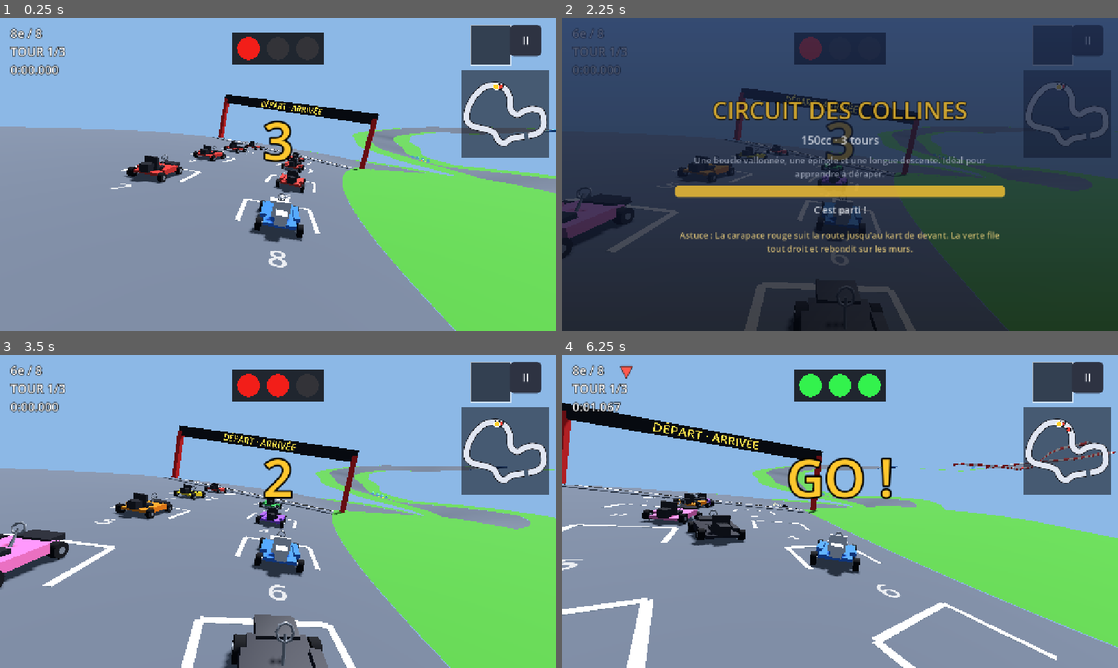
Above: before the commit, frames 1-4 (two rows, left to right).
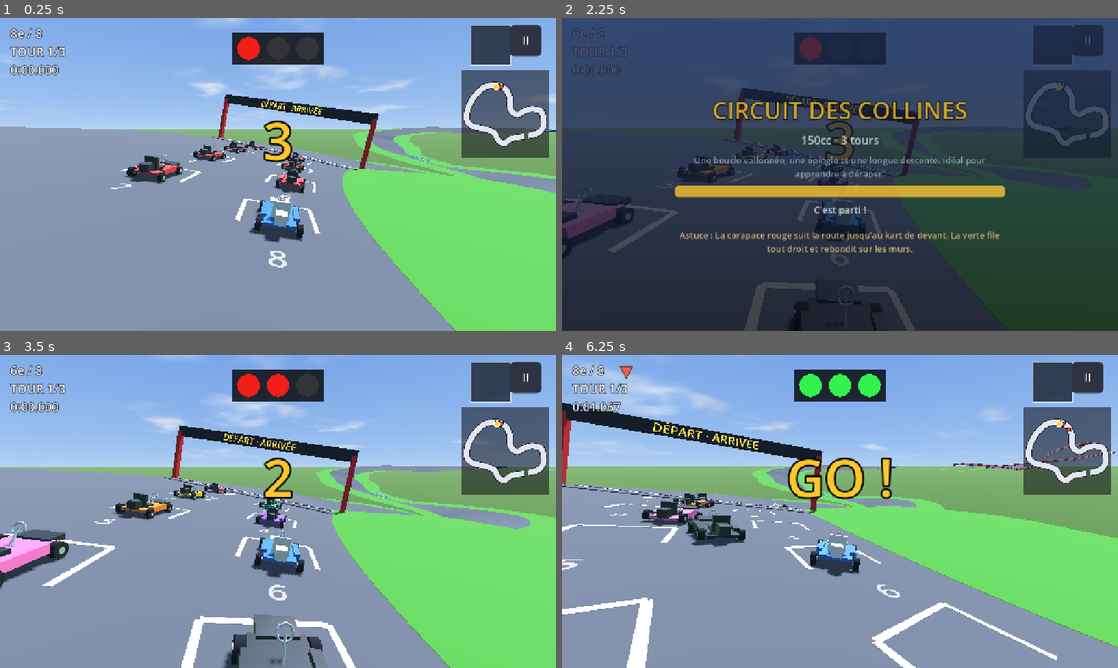
Above: after the commit, the same moments.

Repository: Ajustor/superKart
Game: Godot game, scene res://scenes/race.tscn
Two runs of this game, one before a commit and one after it. Both use one fixed random seed, a clock stepped at 60 frames per second and the inputs below. This scene is started directly instead of the project's main scene.
Inputs (mouse positions are in pixels of both pictures, inside the frame that each line leads up to):
- Up to frame 1 (0.25 s): no input
- Up to frame 2 (2.25 s): tap Enter at 0.5 s; move the mouse to (962, 158) at 0.52 s; hold Right (steer_right) 0.53-1.25 s; hold Space (drift) 0.53-1.25 s; click (962, 158) at 0.67 s; click "II" at 1.25 s; click "Recommencer" at 2 s
- Up to frame 3 (3.5 s): drag from (166, 527) to (250, 574) at 2.77 s
- Up to frame 4 (6.25 s): move the mouse to (895, 442) at 3.52 s; hold Right (steer_right) 3.53-4.25 s; tap Ctrl (use_item) at 3.6 s; drag from (812, 574) to (673, 464) at 4.27 s; move the mouse to (1006, 558) at 5.02 s; hold Left (steer_left) 5.03-5.75 s; tap Alt at 5.1 s; drag from (673, 464) to (756, 433) at 5.77 s

The runs differ from the first frame. In frame 1, 11% of the frame differs, in the area x 0-100%, y 0-100%; in frame 2, 4.5%; in frame 3, 14%; in frame 4, 17%, in the area x 0-100%, y 4-94%.

Commit message:
Plus beau : eau et lave animées, ciels nuageux ou étoilés, caméra d'arrivée
- Un shader de liquide anime la mer de la plage et la lave de la
  forteresse (qui brille et bat).
- Un shader de ciel remplace les ciels procéduraux : nuages, soleil, et
  des étoiles pour le Ruban céleste et la Ville néon ; les Collines ont
  enfin un ciel.
- À l'arrivée, la caméra fait le tour du kart pour le montrer de face ;
  l'écran des résultats attend la fin du demi-tour.

Co-Authored-By: Claude Opus 5.5 <noreply@anthropic.com>
Claude-Session: https://claude.ai/code/session_01MSZmi6hTcr7pxStusqEuw9

Diff:
--- a/scenes/race.tscn
+++ b/scenes/race.tscn
@@ -1,5 +1,6 @@
 [gd_scene load_steps=17 format=3]
 
+[ext_resource type="Shader" path="res://shaders/ciel.gdshader" id="sh_ciel"]
 [ext_resource type="PackedScene" path="res://scenes/tracks/track_01.tscn" id="1_track"]
 [ext_resource type="PackedScene" path="res://scenes/kart/kart.tscn" id="2_kart"]
 [ext_resource type="PackedScene" path="res://scenes/kart/ai_kart.tscn" id="6_ai"]
@@ -15,9 +16,23 @@
 [ext_resource type="Script" path="res://scripts/race/kart_collisions.gd" id="14_bump"]
 [ext_resource type="Resource" path="res://resources/items/item_table.tres" id="13_table"]
 
+[sub_resource type="ShaderMaterial" id="Ciel_shader"]
+shader = ExtResource("sh_ciel")
+shader_parameter/haut = Color(0.3, 0.52, 0.88, 1)
+shader_parameter/horizon = Color(0.72, 0.84, 0.96, 1)
+shader_parameter/sol_horizon = Color(0.55, 0.75, 0.5, 1)
+shader_parameter/sol_bas = Color(0.3, 0.5, 0.25, 1)
+shader_parameter/nuages = 0.45
+shader_parameter/couleur_nuages = Color(1, 1, 1, 1)
+shader_parameter/etoiles = 0.0
+shader_parameter/soleil = 1.0
+
+[sub_resource type="Sky" id="Sky_shader"]
+sky_material = SubResource("Ciel_shader")
+
 [sub_resource type="Environment" id="Env_race"]
-background_mode = 1
-background_color = Color(0.55, 0.72, 0.90, 1)
+background_mode = 2
+sky = SubResource("Sky_shader")
 ambient_light_source = 2
 ambient_light_color = Color(0.6, 0.68, 0.78, 1)
 ambient_light_energy = 0.6
--- a/scenes/tracks/arene_ovale.tscn
+++ b/scenes/tracks/arene_ovale.tscn
@@ -1,15 +1,21 @@
 [gd_scene format=3]
 
+[ext_resource type="Shader" path="res://shaders/ciel.gdshader" id="sh_ciel"]
 [ext_resource type="Script" path="res://scripts/track/track.gd" id="1_track"]
 [ext_resource type="Curve3D" path="res://resources/tracks/arene_ovale_curve.tres" id="2_curve"]
 [ext_resource type="Script" path="res://scripts/track/features/track_decor.gd" id="s_decor"]
 [ext_resource type="Script" path="res://scripts/track/features/track_wall.gd" id="s_wall"]
 
-[sub_resource type="ProceduralSkyMaterial" id="Ciel"]
-sky_top_color = Color(0.3, 0.5, 0.95, 1)
-sky_horizon_color = Color(0.85, 0.85, 1.0, 1)
-ground_bottom_color = Color(0.35, 0.3, 0.25, 1)
-ground_horizon_color = Color(0.7, 0.65, 0.55, 1)
+[sub_resource type="ShaderMaterial" id="Ciel"]
+shader = ExtResource("sh_ciel")
+shader_parameter/haut = Color(0.3, 0.5, 0.95, 1)
+shader_parameter/horizon = Color(0.85, 0.85, 1.0, 1)
+shader_parameter/sol_horizon = Color(0.7, 0.65, 0.55, 1)
+shader_parameter/sol_bas = Color(0.35, 0.3, 0.25, 1)
+shader_parameter/nuages = 0.35
+shader_parameter/couleur_nuages = Color(1, 1, 1, 1)
+shader_parameter/etoiles = 0.0
+shader_parameter/soleil = 1.0
 
 [sub_resource type="Sky" id="Sky"]
 sky_material = SubResource("Ciel")
--- a/scenes/tracks/forteresse_lave.tscn
+++ b/scenes/tracks/forteresse_lave.tscn
@@ -1,5 +1,6 @@
 [gd_scene format=3]
 
+[ext_resource type="Shader" path="res://shaders/liquide.gdshader" id="sh_liquide"]
 [ext_resource type="Script" path="res://scripts/track/track.gd" id="1_track"]
 [ext_resource type="Curve3D" path="res://resources/tracks/forteresse_lave_curve.tres" id="2_curve"]
 [ext_resource type="Script" path="res://scripts/track/features/track_wall.gd" id="3_wall"]
@@ -20,12 +21,15 @@
 glow_intensity = 0.7
 glow_hdr_threshold = 0.8
 
-[sub_resource type="StandardMaterial3D" id="Mat_lave"]
-albedo_color = Color(0.95, 0.3, 0.05, 1)
-roughness = 0.6
-emission_enabled = true
-emission = Color(1, 0.28, 0, 1)
-emission_energy_multiplier = 1.1
+[sub_resource type="ShaderMaterial" id="Mat_lave"]
+shader = ExtResource("sh_liquide")
+shader_parameter/couleur_profonde = Color(0.55, 0.08, 0.02, 1)
+shader_parameter/couleur_claire = Color(1, 0.55, 0.1, 1)
+shader_parameter/echelle = 7.0
+shader_parameter/vitesse = 0.12
+shader_parameter/rides = 0.2
+shader_parameter/lueur = 1.6
+shader_parameter/rugosite = 0.7
 
 [sub_resource type="PlaneMesh" id="Lave"]
 material = SubResource("Mat_lave")
--- a/scenes/tracks/jardin_champignon.tscn
+++ b/scenes/tracks/jardin_champignon.tscn
@@ -1,16 +1,22 @@
 [gd_scene format=3]
 
+[ext_resource type="Shader" path="res://shaders/ciel.gdshader" id="sh_ciel"]
 [ext_resource type="Script" path="res://scripts/track/track.gd" id="1_track"]
 [ext_resource type="Curve3D" path="res://resources/tracks/jardin_champignon_curve.tres" id="2_curve"]
 [ext_resource type="Script" path="res://scripts/track/features/track_decor.gd" id="s_decor"]
 [ext_resource type="Script" path="res://scripts/track/features/track_jump.gd" id="s_jump"]
 [ext_resource type="Script" path="res://scripts/track/features/track_offroad.gd" id="s_offroad"]
 
-[sub_resource type="ProceduralSkyMaterial" id="Ciel"]
-sky_top_color = Color(0.25, 0.55, 0.95, 1)
-sky_horizon_color = Color(0.75, 0.9, 1.0, 1)
-ground_bottom_color = Color(0.2, 0.45, 0.15, 1)
-ground_horizon_color = Color(0.55, 0.8, 0.45, 1)
+[sub_resource type="ShaderMaterial" id="Ciel"]
+shader = ExtResource("sh_ciel")
+shader_parameter/haut = Color(0.25, 0.55, 0.95, 1)
+shader_parameter/horizon = Color(0.75, 0.9, 1.0, 1)
+shader_parameter/sol_horizon = Color(0.55, 0.8, 0.45, 1)
+shader_parameter/sol_bas = Color(0.2, 0.45, 0.15, 1)
+shader_parameter/nuages = 0.42
+shader_parameter/couleur_nuages = Color(1, 1, 1, 1)
+shader_parameter/etoiles = 0.0
+shader_parameter/soleil = 1.0
 
 [sub_resource type="Sky" id="Sky"]
 sky_material = SubResource("Ciel")
--- a/scenes/tracks/plage_palmiers.tscn
+++ b/scenes/tracks/plage_palmiers.tscn
@@ -1,5 +1,7 @@
 [gd_scene format=3]
 
+[ext_resource type="Shader" path="res://shaders/ciel.gdshader" id="sh_ciel"]
+[ext_resource type="Shader" path="res://shaders/liquide.gdshader" id="sh_liquide"]
 [ext_resource type="Script" path="res://scripts/track/track.gd" id="1_track"]
 [ext_resource type="Curve3D" path="res://resources/tracks/plage_palmiers_curve.tres" id="2_curve"]
 [ext_resource type="Script" path="res://scripts/track/features/track_jump.gd" id="4_jump"]
@@ -8,12 +10,16 @@
 [ext_resource type="Script" path="res://scripts/track/features/track_gap.gd" id="7_gap"]
 [ext_resource type="Script" path="res://scripts/track/features/track_decor.gd" id="8_decor"]
 
-[sub_resource type="ProceduralSkyMaterial" id="Ciel_plage"]
-sky_top_color = Color(0.18, 0.45, 0.88, 1)
-sky_horizon_color = Color(0.68, 0.86, 0.97, 1)
-ground_bottom_color = Color(0.08, 0.32, 0.52, 1)
-ground_horizon_color = Color(0.5, 0.78, 0.9, 1)
-sun_angle_max = 20.0
+[sub_resource type="ShaderMaterial" id="Ciel_plage"]
+shader = ExtResource("sh_ciel")
+shader_parameter/haut = Color(0.18, 0.45, 0.88, 1)
+shader_parameter/horizon = Color(0.68, 0.86, 0.97, 1)
+shader_parameter/sol_horizon = Color(0.5, 0.78, 0.9, 1)
+shader_parameter/sol_bas = Color(0.08, 0.32, 0.52, 1)
+shader_parameter/nuages = 0.3
+shader_parameter/couleur_nuages = Color(1, 1, 1, 1)
+shader_parameter/etoiles = 0.0
+shader_parameter/soleil = 1.0
 
 [sub_resource type="Sky" id="Sky_plage"]
 sky_material = SubResource("Ciel_plage")
@@ -25,9 +31,15 @@
 ambient_light_color = Color(0.62, 0.72, 0.82, 1)
 ambient_light_energy = 0.45
 
-[sub_resource type="StandardMaterial3D" id="Mat_mer"]
-albedo_color = Color(0.1, 0.52, 0.78, 1)
-roughness = 0.35
+[sub_resource type="ShaderMaterial" id="Mat_mer"]
+shader = ExtResource("sh_liquide")
+shader_parameter/couleur_profonde = Color(0.05, 0.36, 0.62, 1)
+shader_parameter/couleur_claire = Color(0.3, 0.72, 0.85, 1)
+shader_parameter/echelle = 10.0
+shader_parameter/vitesse = 0.3
+shader_parameter/rides = 0.4
+shader_parameter/lueur = 0.0
+shader_parameter/rugosite = 0.12
 
 [sub_resource type="PlaneMesh" id="Mer"]
 material = SubResource("Mat_mer")
--- a/scenes/tracks/ruban_celeste.tscn
+++ b/scenes/tracks/ruban_celeste.tscn
@@ -1,5 +1,6 @@
 [gd_scene format=3]
 
+[ext_resource type="Shader" path="res://shaders/ciel.gdshader" id="sh_ciel"]
 [ext_resource type="Script" path="res://scripts/track/track.gd" id="1_track"]
 [ext_resource type="Curve3D" path="res://resources/tracks/ruban_celeste_curve.tres" id="2_curve"]
 [ext_resource type="Script" path="res://scripts/track/features/track_wall.gd" id="3_wall"]
@@ -7,9 +8,23 @@
 [ext_resource type="Script" path="res://scripts/track/features/track_gap.gd" id="7_gap"]
 [ext_resource type="Script" path="res://scripts/track/features/track_decor.gd" id="8_decor"]
 
+[sub_resource type="ShaderMaterial" id="Ciel_shader"]
+shader = ExtResource("sh_ciel")
+shader_parameter/haut = Color(0.01, 0.01, 0.05, 1)
+shader_parameter/horizon = Color(0.08, 0.05, 0.2, 1)
+shader_parameter/sol_horizon = Color(0.05, 0.03, 0.12, 1)
+shader_parameter/sol_bas = Color(0.01, 0.01, 0.03, 1)
+shader_parameter/nuages = 0.0
+shader_parameter/couleur_nuages = Color(1, 1, 1, 1)
+shader_parameter/etoiles = 1.0
+shader_parameter/soleil = 0.0
+
+[sub_resource type="Sky" id="Sky_shader"]
+sky_material = SubResource("Ciel_shader")
+
 [sub_resource type="Environment" id="Env_ruban"]
-background_mode = 1
-background_color = Color(0.02, 0.02, 0.07, 1)
+background_mode = 2
+sky = SubResource("Sky_shader")
 ambient_light_source = 2
 ambient_light_color = Color(0.55, 0.55, 0.75, 1)
 ambient_light_energy = 0.8
--- a/scenes/tracks/station_neiges.tscn
+++ b/scenes/tracks/station_neiges.tscn
@@ -1,16 +1,22 @@
 [gd_scene format=3]
 
+[ext_resource type="Shader" path="res://shaders/ciel.gdshader" id="sh_ciel"]
 [ext_resource type="Script" path="res://scripts/track/track.gd" id="1_track"]
 [ext_resource type="Curve3D" path="res://resources/tracks/station_neiges_curve.tres" id="2_curve"]
 [ext_resource type="Script" path="res://scripts/track/features/track_decor.gd" id="s_decor"]
 [ext_resource type="Script" path="res://scripts/track/features/track_jump.gd" id="s_jump"]
 [ext_resource type="Script" path="res://scripts/track/features/track_offroad.gd" id="s_offroad"]
 
-[sub_resource type="ProceduralSkyMaterial" id="Ciel"]
-sky_top_color = Color(0.35, 0.55, 0.85, 1)
-sky_horizon_color = Color(0.85, 0.9, 0.97, 1)
-ground_bottom_color = Color(0.8, 0.85, 0.92, 1)
-ground_horizon_color = Color(0.9, 0.93, 0.98, 1)
+[sub_resource type="ShaderMaterial" id="Ciel"]
+shader = ExtResource("sh_ciel")
+shader_parameter/haut = Color(0.35, 0.55, 0.85, 1)
+shader_parameter/horizon = Color(0.85, 0.9, 0.97, 1)
+shader_parameter/sol_horizon = Color(0.9, 0.93, 0.98, 1)
+shader_parameter/sol_bas = Color(0.8, 0.85, 0.92, 1)
+shader_parameter/nuages = 0.6
+shader_parameter/couleur_nuages = Color(0.95, 0.96, 1, 1)
+shader_parameter/etoiles = 0.0
+shader_parameter/soleil = 1.0
 
 [sub_resource type="Sky" id="Sky"]
 sky_material = SubResource("Ciel")
--- a/scenes/tracks/ville_neon.tscn
+++ b/scenes/tracks/ville_neon.tscn
@@ -1,14 +1,29 @@
 [gd_scene format=3]
 
+[ext_resource type="Shader" path="res://shaders/ciel.gdshader" id="sh_ciel"]
 [ext_resource type="Script" path="res://scripts/track/track.gd" id="1_track"]
 [ext_resource type="Curve3D" path="res://resources/tracks/ville_neon_curve.tres" id="2_curve"]
 [ext_resource type="Script" path="res://scripts/track/features/track_decor.gd" id="s_decor"]
 [ext_resource type="Script" path="res://scripts/track/features/track_gap.gd" id="s_gap"]
 [ext_resource type="Script" path="res://scripts/track/features/track_ramp.gd" id="s_ramp"]
 
+[sub_resource type="ShaderMaterial" id="Ciel_shader"]
+shader = ExtResource("sh_ciel")
+shader_parameter/haut = Color(0.02, 0.01, 0.07, 1)
+shader_parameter/horizon = Color(0.12, 0.05, 0.2, 1)
+shader_parameter/sol_horizon = Color(0.06, 0.03, 0.1, 1)
+shader_parameter/sol_bas = Color(0.02, 0.01, 0.04, 1)
+shader_parameter/nuages = 0.0
+shader_parameter/couleur_nuages = Color(1, 1, 1, 1)
+shader_parameter/etoiles = 0.6
+shader_parameter/soleil = 0.0
+
+[sub_resource type="Sky" id="Sky_shader"]
+sky_material = SubResource("Ciel_shader")
+
 [sub_resource type="Environment" id="Env"]
-background_mode = 1
-background_color = Color(0.04, 0.02, 0.1, 1)
+background_mode = 2
+sky = SubResource("Sky_shader")
 ambient_light_source = 2
 ambient_light_color = Color(0.45, 0.4, 0.7, 1)
 ambient_light_energy = 0.7
--- a/scripts/camera/chase_camera.gd
+++ b/scripts/camera/chase_camera.gd
@@ -36,15 +36,35 @@
 ## pendant tout le décompte, pile quand le joueur regarde sa case.
 var _placee: bool = false
 
+## La caméra d'arrivée : une fois la ligne franchie (ou le joueur éliminé en
+## bataille), elle quitte l'arrière du kart et vient le montrer de face, puis
+## tourne lentement autour de lui. Négatif tant qu'on court.
+var orbite: float = -1.0
+const ORBITE_DISTANCE := 5.6
+const ORBITE_HAUTEUR := 1.9
+## Le demi-tour, de derrière à devant, en secondes ; ensuite on tourne à
+## peine, pour que l'image vive.
+const ORBITE_DEMI_TOUR := 2.2
+const ORBITE_LENTE := 0.25
+const FOV_ARRIVEE := 58.0
+
 
 func _ready() -> void:
 	_kart = get_node(target_path) as Kart
 	assert(_kart != null, "target_path doit pointer vers un Kart")
 	fov = fov_min
+	var session := get_node_or_null("../Session") as RaceSession
+	if session != null:
+		session.arrivee.connect(func(e: RaceEntry) -> void:
+			if e.kart == _kart and orbite < 0.0:
+				orbite = 0.0)
 
 
 func _physics_process(delta: float) -> void:
 	var motor := _kart.motor
+	if orbite >= 0.0:
+		_tourner_autour(delta)
+		return
 	var forward := Vector3(sin(motor.velocity_dir), 0.0, -cos(motor.velocity_dir))
 
 	var desired := _kart.global_position - forward * distance + Vector3.UP * height
@@ -95,3 +115,30 @@
 	# repartirait sinon de la position secouée, et la secousse traînerait.
 	h_offset = randf_range(-1.0, 1.0) * secousse if secousse > 0.005 else 0.0
 	v_offset = randf_range(-1.0, 1.0) * secousse if secousse > 0.005 else 0.0
+
+
+## L'angle de la caméra autour du kart, `t` secondes après l'arrivée : 0 est
+## derrière lui, PI devant.
+static func angle_d_orbite(t: float) -> float:
+	var demi := clampf(t / ORBITE_DEMI_TOUR, 0.0, 1.0)
+	# Démarrage et arrivée en douceur sur le demi-tour, puis la lente dérive.
+	return PI * (demi * demi * (3.0 - 2.0 * demi)) + maxf(t - ORBITE_DEMI_TOUR, 0.0) * ORBITE_LENTE
+
+
+func _tourner_autour(delta: float) -> void:
+	orbite += delta
+	var cap := _kart.motor.heading
+	var angle := cap + PI + angle_d_orbite(orbite)
+	# Le cap du moteur compte comme une boussole (voir Kart) : derrière le
+	# kart, c'est -avant.
+	var autour := Vector3(sin(angle), 0.0, -cos(angle))
+	var voulu := _kart.global_position + autour * ORBITE_DISTANCE + Vector3.UP * ORBITE_HAUTEUR
+	# Le kart roule encore (pilote automatique) : un suivi à ressort resterait
+	# à la traîne et finirait collé à la caisse. Seul le passage depuis la
+	# caméra de poursuite est adouci ; ensuite l'angle, déjà lissé, suffit.
+	var passage := clampf(orbite / 0.5, 0.0, 1.0)
+	global_position = global_position.lerp(voulu, lerpf(1.0 - exp(-8.0 * delta), 1.0, passage))
+	look_at(_kart.global_position + Vector3.UP * 0.6, Vector3.UP)
+	fov = lerpf(fov, FOV_ARRIVEE, 1.0 - exp(-3.0 * delta))
+	h_offset = 0.0
+	v_offset = 0.0
--- a/scripts/ui/results_screen.gd
+++ b/scripts/ui/results_screen.gd
@@ -10,8 +10,9 @@
 @export var pause_path: NodePath
 @export var touch_path: NodePath
 
-## Le temps de voir passer la ligne avant que l'écran ne la cache.
-const DELAI := 1.5
+## Le temps de voir passer la ligne, puis la caméra d'arrivée faire son
+## demi-tour (ChaseCamera.ORBITE_DEMI_TOUR), avant que l'écran ne cache tout.
+const DELAI := 2.6
 
 var _session: RaceSession
 var _grille: GridContainer
--- /dev/null
+++ b/shaders/ciel.gdshader
@@ -0,0 +1,70 @@
+shader_type sky;
+
+// Le ciel des circuits : un dégradé, des nuages posés sur un plafond
+// imaginaire, le disque du soleil (la première lumière de la scène) et, la
+// nuit, des étoiles. Rien ne bouge : un ciel immobile ne se recalcule
+// qu'une fois pour les reflets.
+
+uniform vec4 haut : source_color = vec4(0.3, 0.55, 0.9, 1.0);
+uniform vec4 horizon : source_color = vec4(0.8, 0.9, 1.0, 1.0);
+uniform vec4 sol_horizon : source_color = vec4(0.6, 0.7, 0.6, 1.0);
+uniform vec4 sol_bas : source_color = vec4(0.3, 0.4, 0.3, 1.0);
+// Part du ciel couverte, de 0 à 1.
+uniform float nuages : hint_range(0.0, 1.0) = 0.45;
+uniform vec4 couleur_nuages : source_color = vec4(1.0, 1.0, 1.0, 1.0);
+uniform float etoiles : hint_range(0.0, 1.0) = 0.0;
+uniform float soleil = 1.0;
+
+float hasard(vec2 p) {
+	return fract(sin(dot(p, vec2(127.1, 311.7))) * 43758.5453);
+}
+
+float bruit(vec2 p) {
+	vec2 i = floor(p);
+	vec2 f = fract(p);
+	vec2 u = f * f * (3.0 - 2.0 * f);
+	return mix(mix(hasard(i), hasard(i + vec2(1.0, 0.0)), u.x),
+		mix(hasard(i + vec2(0.0, 1.0)), hasard(i + vec2(1.0, 1.0)), u.x), u.y);
+}
+
+float fbm(vec2 p) {
+	float v = 0.0;
+	float a = 0.5;
+	for (int i = 0; i < 4; i++) {
+		v += a * bruit(p);
+		p = p * 2.03 + vec2(17.0, 9.0);
+		a *= 0.5;
+	}
+	return v;
+}
+
+void sky() {
+	vec3 d = normalize(EYEDIR);
+	float h = d.y;
+	vec3 c;
+	if (h >= 0.0) {
+		c = mix(horizon.rgb, haut.rgb, pow(h, 0.55));
+		if (etoiles > 0.0) {
+			vec3 q = d * 160.0;
+			float s = hasard(floor(q.xz) + floor(q.y) * 13.0);
+			float eclat = step(0.994, s) * (0.5 + 0.5 * hasard(floor(q.xz) * 1.7));
+			c += vec3(eclat * etoiles * smoothstep(0.0, 0.25, h));
+		}
+		if (nuages > 0.0) {
+			// Un plafond de nuages : plus on regarde bas, plus ils sont loin
+			// et serrés.
+			vec2 p = d.xz / (h + 0.12) * 1.3;
+			float n = fbm(p);
+			float couvert = smoothstep(1.0 - nuages, 1.0 - nuages + 0.28, n);
+			vec3 teinte = couleur_nuages.rgb * (0.82 + 0.25 * fbm(p * 2.0 + 3.0));
+			c = mix(c, teinte, couvert * smoothstep(0.0, 0.12, h) * 0.9);
+		}
+	} else {
+		c = mix(sol_horizon.rgb, sol_bas.rgb, pow(-h, 0.5));
+	}
+	if (LIGHT0_ENABLED && soleil > 0.0) {
+		float s = max(dot(d, LIGHT0_DIRECTION), 0.0);
+		c += LIGHT0_COLOR * soleil * (smoothstep(0.9993, 0.9997, s) * 4.0 + pow(s, 220.0) * 0.4);
+	}
+	COLOR = c;
+}
--- /dev/null
+++ b/shaders/liquide.gdshader
@@ -0,0 +1,60 @@
+shader_type spatial;
+
+// L'eau et la lave des circuits : un bruit qui dérive dans deux sens, qui
+// mêle deux couleurs et ride la surface. Tout se calcule au pixel : le plan
+// n'a que deux triangles, il n'y a rien à onduler aux sommets.
+//
+// Pour la lave, `lueur` fait briller les veines claires, qui battent
+// lentement ; pour l'eau, elle reste à zéro et ce sont les reflets qui
+// vivent.
+
+uniform vec4 couleur_profonde : source_color = vec4(0.05, 0.3, 0.55, 1.0);
+uniform vec4 couleur_claire : source_color = vec4(0.25, 0.65, 0.85, 1.0);
+// Taille des motifs, en mètres.
+uniform float echelle = 9.0;
+uniform float vitesse = 0.25;
+uniform float rides = 0.35;
+uniform float lueur = 0.0;
+uniform float rugosite = 0.15;
+
+float bruit(vec2 p) {
+	vec2 i = floor(p);
+	vec2 f = fract(p);
+	vec2 u = f * f * (3.0 - 2.0 * f);
+	float a = fract(sin(dot(i, vec2(127.1, 311.7))) * 43758.5453);
+	float b = fract(sin(dot(i + vec2(1.0, 0.0), vec2(127.1, 311.7))) * 43758.5453);
+	float c = fract(sin(dot(i + vec2(0.0, 1.0), vec2(127.1, 311.7))) * 43758.5453);
+	float d = fract(sin(dot(i + vec2(1.0, 1.0), vec2(127.1, 311.7))) * 43758.5453);
+	return mix(mix(a, b, u.x), mix(c, d, u.x), u.y);
+}
+
+float motif(vec2 p) {
+	float t = TIME * vitesse;
+	return 0.6 * bruit(p + vec2(t, t * 0.6)) + 0.4 * bruit(p * 2.1 - vec2(t * 0.8, -t * 1.1));
+}
+
+varying vec3 monde;
+
+void vertex() {
+	monde = (MODEL_MATRIX * vec4(VERTEX, 1.0)).xyz;
+}
+
+void fragment() {
+	vec2 p = monde.xz / echelle;
+	float m = motif(p);
+	// La pente du motif, pour rider la surface.
+	float e = 0.05;
+	float dx = motif(p + vec2(e, 0.0)) - m;
+	float dz = motif(p + vec2(0.0, e)) - m;
+	vec3 n = normalize(vec3(-dx * rides / e * 0.1, 1.0, -dz * rides / e * 0.1));
+	NORMAL = normalize((VIEW_MATRIX * vec4(n, 0.0)).xyz);
+	vec3 couleur = mix(couleur_profonde.rgb, couleur_claire.rgb, smoothstep(0.35, 0.8, m));
+	ALBEDO = couleur;
+	ROUGHNESS = rugosite;
+	SPECULAR = 0.6;
+	if (lueur > 0.0) {
+		float veines = smoothstep(0.55, 0.85, m);
+		float battement = 0.75 + 0.25 * sin(TIME * 1.7 + m * 6.0);
+		EMISSION = couleur_claire.rgb * veines * lueur * battement + couleur_profonde.rgb * 0.35 * lueur;
+	}
+}
--- a/tests/test_interface.gd
+++ b/tests/test_interface.gd
@@ -45,3 +45,25 @@
 	assert_eq(hud._fleche.text, "▼", "une place perdue")
 	hud._suivre_la_place(6, RaceHUD.DUREE_FLECHE + 0.1)
 	assert_false(hud._fleche.visible, "et elle s'efface")
+
+
+func test_la_camera_d_arrivee_passe_devant_le_kart() -> void:
+	assert_eq(ChaseCamera.angle_d_orbite(0.0), 0.0, "au départ, derrière le kart")
+	assert_almost_eq(ChaseCamera.angle_d_orbite(ChaseCamera.ORBITE_DEMI_TOUR), PI, 0.001, "puis devant")
+	assert_gt(ChaseCamera.angle_d_orbite(ChaseCamera.ORBITE_DEMI_TOUR + 4.0), PI, "et elle continue de tourner")
+	assert_gt(ResultsScreen.DELAI, ChaseCamera.ORBITE_DEMI_TOUR, "les résultats attendent la fin du demi-tour")
+
+
+func test_la_camera_tourne_a_l_arrivee_du_joueur() -> void:
+	var course := RaceLauncher.monter(RaceSetup.new())
+	var session := course.get_node("Session") as RaceSession
+	session.duree_decompte = 0.0
+	add_child_autofree(course)
+	await wait_until(func() -> bool: return session.en_course, 3.0)
+	var camera := course.get_node("ChaseCamera") as ChaseCamera
+	assert_lt(camera.orbite, 0.0)
+	session.appliquer_arrivee(session.entries[1], 1, 30.0)
+	assert_lt(camera.orbite, 0.0, "l'arrivée d'un autre ne change rien")
+	session.appliquer_arrivee(session.entries[0], 2, 31.0)
+	await wait_physics_frames(5)
+	assert_gt(camera.orbite, 0.0)
Not shown, added: shaders/ciel.gdshader.uid
Not shown, added: shaders/liquide.gdshader.uid
Not shown, changed: docs/outil-circuits.md
